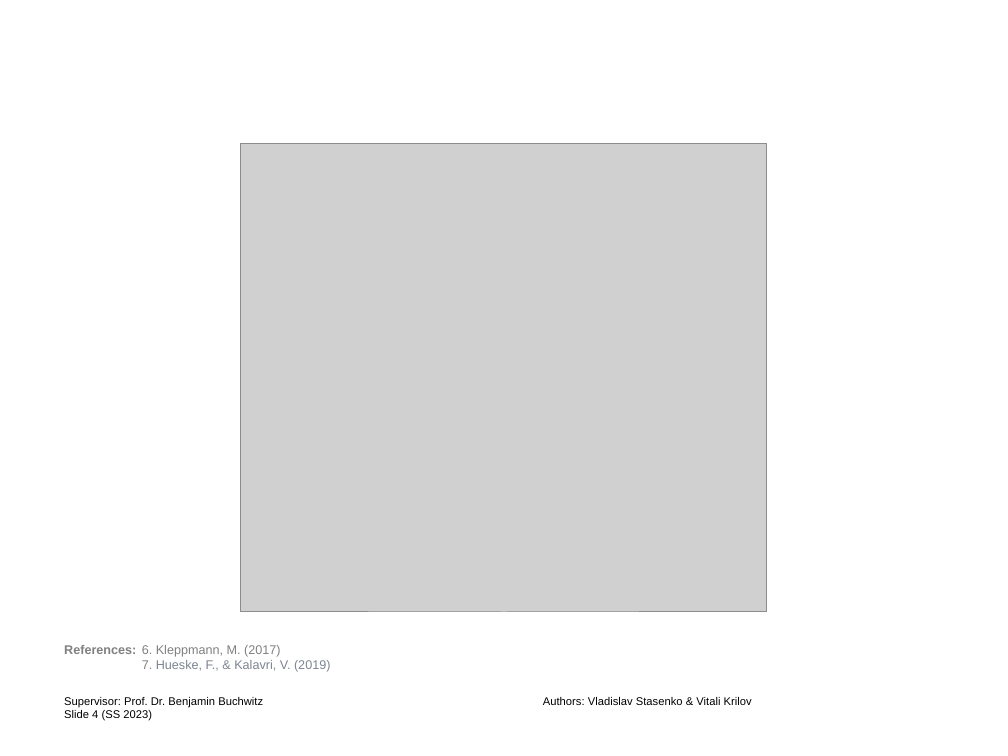
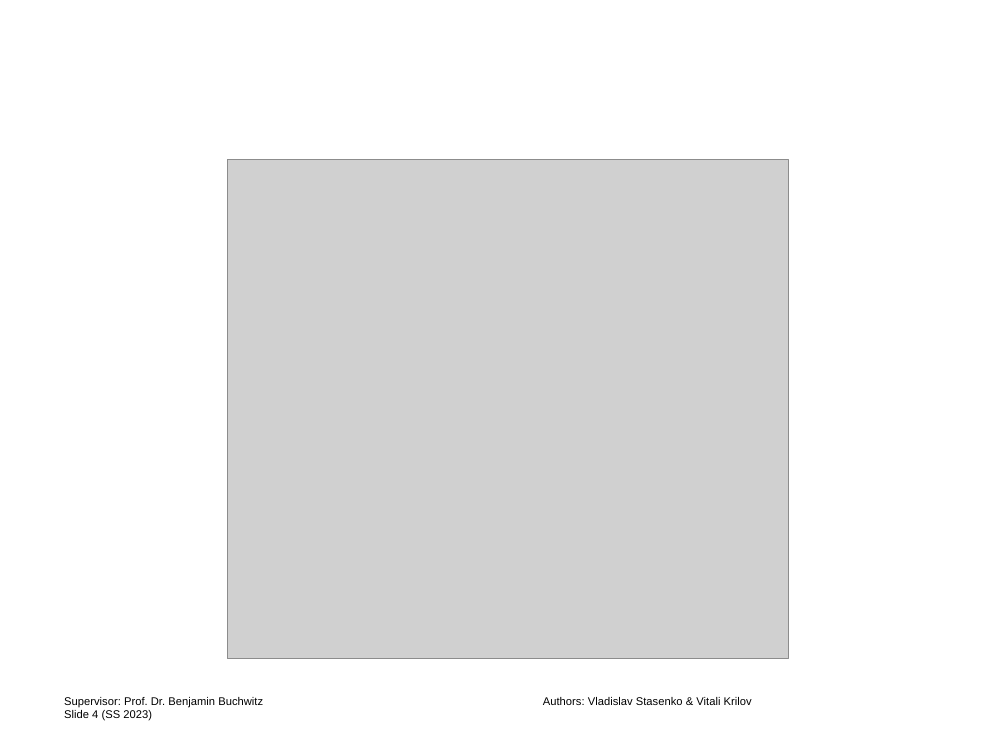
Before and after one commit to vladislabv/stream-processing, a slide deck: slide 4 of content/presentation/Presentation-Stream-Processing-Merged.pptx. Drawn at 1008x756 pixels with LibreOffice and Linux fonts; fonts in the diff are those of the drawing; grey boxes stand for pictures; background and template pictures are left out. Boxes give left, top, right and bottom in pixels: in the first picture for what was removed or moved away, otherwise in the second. Text is boxed around its words. In the diff, an @@ line names an element or a change of style, - is before the commit and + after.

Commit message:
delete slide references, all will be on the bib slide at the end

```diff
--- a/content/presentation/Presentation-Stream-Processing-Merged.pptx
+++ b/content/presentation/Presentation-Stream-Processing-Merged.pptx
@@ picture resized from (x1=241, y1=144, x2=767, y2=612) to (x1=227, y1=159, x2=787, y2=658) @@
@@ text removed at (x1=64, y1=645, x2=136, y2=654) @@
-References:
@@ text removed at (x1=142, y1=645, x2=330, y2=672) @@
-6. Kleppmann, M. (2017)
-7. Hueske, F., & Kalavri, V. (2019)
```
Also in this commit, not shown: 12 other slides changed.
